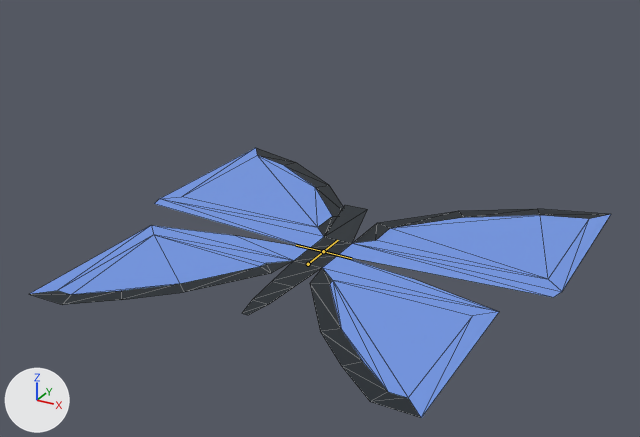
Before and after pictures for a commit that changed the glTF model assets/models/animals/butterfly_1.glb.
Both versions are drawn from a 50 mm lens placed at (12.1, -22.23, 12.24), pointed at (0.03, -0.29, 1.27). Arrows for +X, +Y and +Z are at lower left; the lights stay in place. The first picture is the older version. The bones that bend it are drawn over the model as lines. Mesh edges are drawn as thin lines.

The first picture shows 'butterfly'.
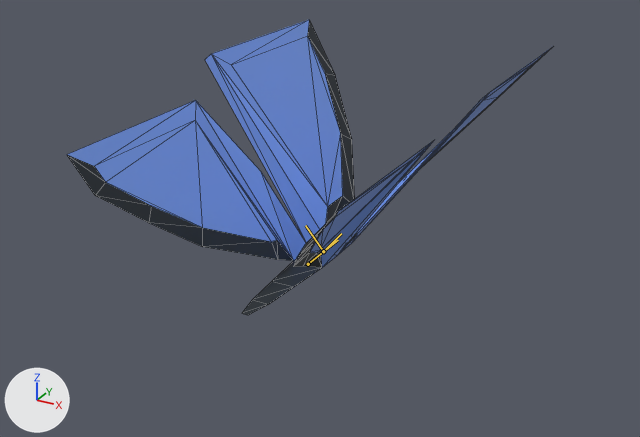
Commit message: working butterfly with animation

The newer file adds an action. The first version stands in its rest pose; the second is drawn at frame 0 of the action 'idle'.

Changed parts and their boxes [x1, y1, x2, y2] in the pictures (640 x 437 px):
'butterfly', posed (16% narrower, 9% taller): before [30, 148, 611, 418]; after [67, 20, 552, 315]
bone 'Bone.002', root to tip: before (323, 251) to (351, 258); after (323, 251) to (341, 233)
bone 'Bone.003', root to tip: before (323, 251) to (296, 245); after (323, 251) to (305, 225)

What changed in the scene script:
```text
Change bone_bone_002:
    where bone_bone_002 = bpy.data.objects['blue'].pose.bones['Bone.002']  # child of 'Bone'
    bone_bone_002.rotation_quaternion: (1.0, 0.0, 0.0, 0.0) -> (0.906, 0.423, 0.0, 0.0)  # degrees (0, 0, 0) -> degrees (50, 0, 0)
Change bone_bone_003:
    where bone_bone_003 = bpy.data.objects['blue'].pose.bones['Bone.003']  # child of 'Bone'
    bone_bone_003.rotation_quaternion: (1.0, 0.0, 0.0, 0.0) -> (0.906, 0.423, 0.0, 0.0)  # degrees (0, 0, 0) -> degrees (50, 0, 0)
```
